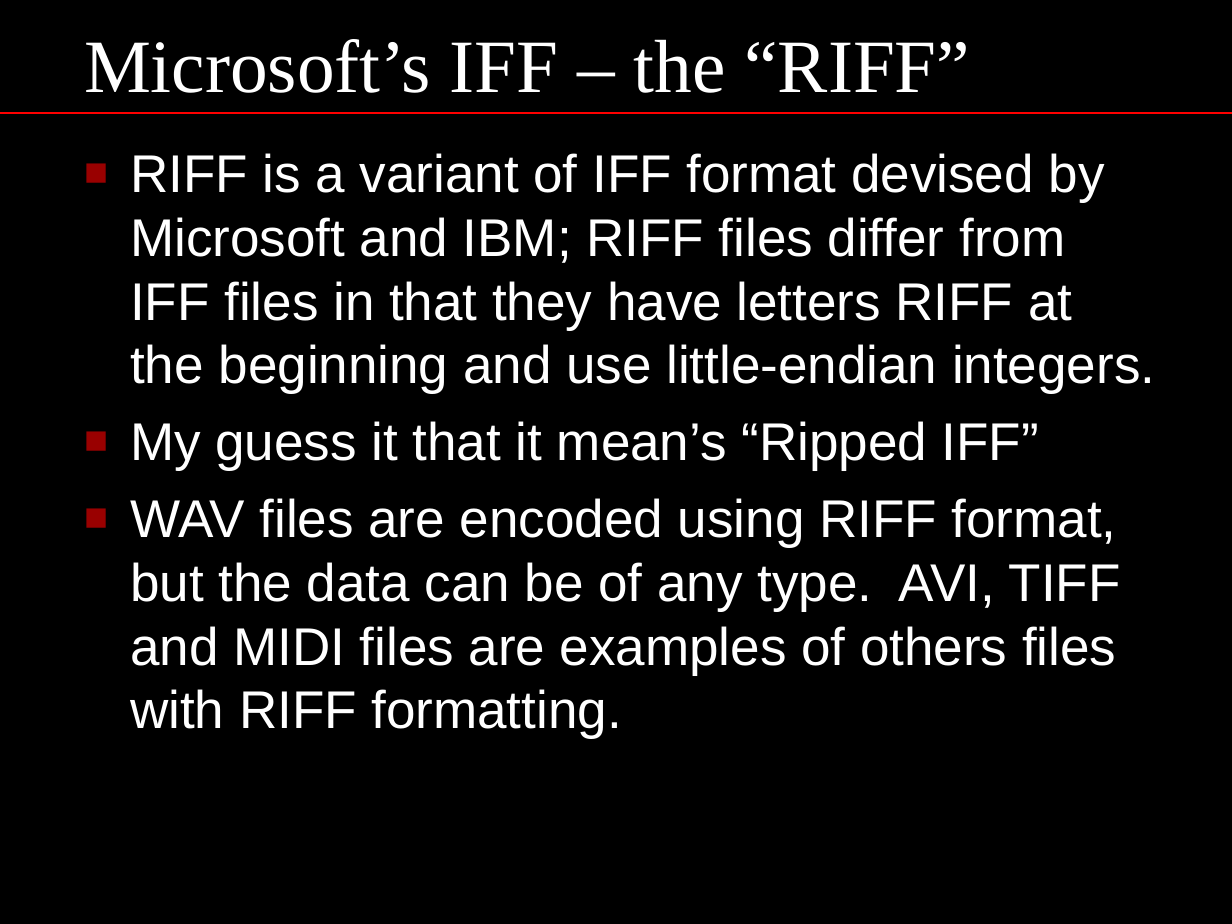
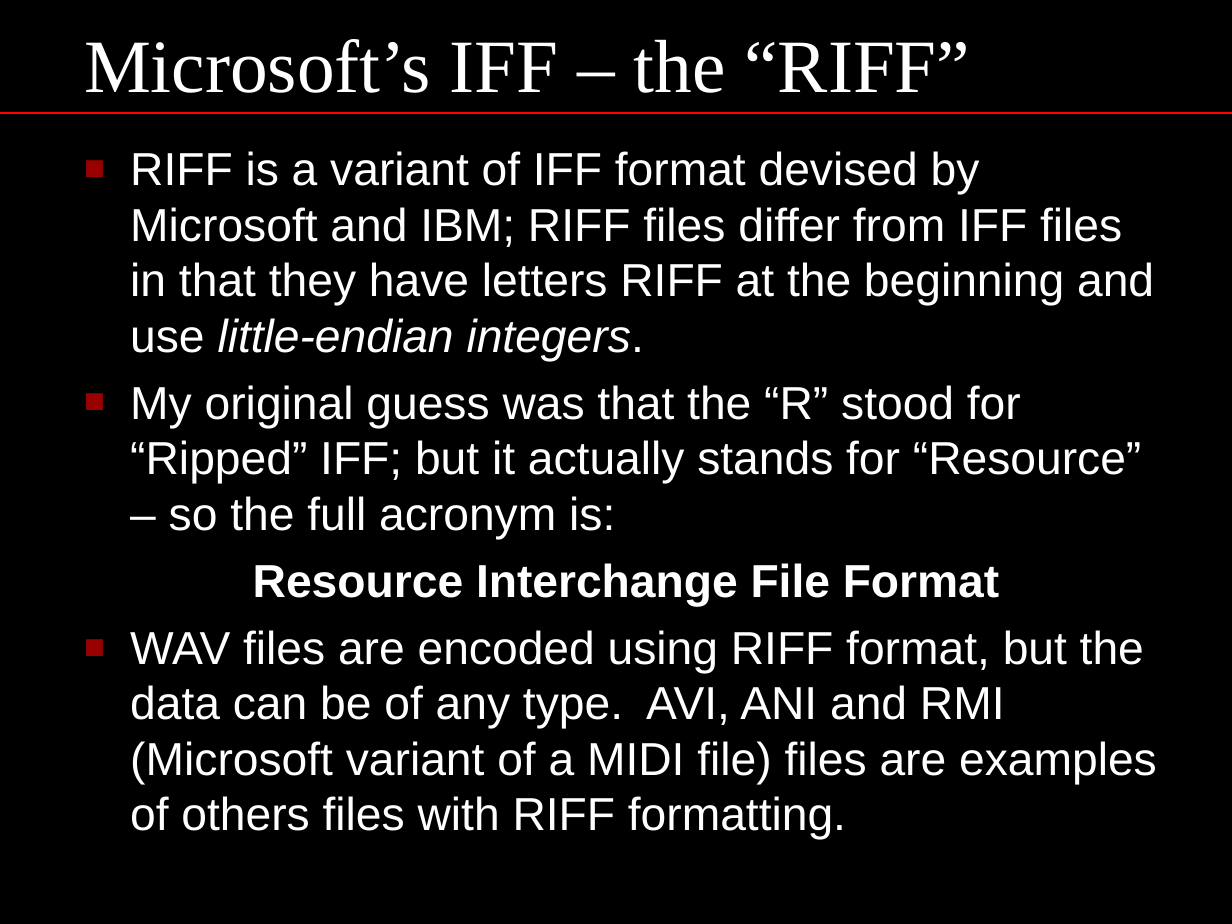
Before and after one commit to GridProtectionAlliance/gsf, a slide deck: slide 22 of Source/OldCode/Archive/2005 TVA Code Library/Version/CS/TVA.Core_CS/System/Media/Wavefile Information/Waveform Audio Format.ppt. Drawn at 1232x924 pixels with LibreOffice and Linux fonts; fonts in the diff are those of the drawing. Boxes give left, top, right and bottom in pixels: in the first picture for what was removed or moved away, otherwise in the second. Text is boxed around its words. In the diff, an @@ line names an element or a change of style, - is before the commit and + after.

```diff
--- a/Source/OldCode/Archive/2005 TVA Code Library/Version/CS/TVA.Core_CS/System/Media/Wavefile Information/Waveform Audio Format.ppt
+++ b/Source/OldCode/Archive/2005 TVA Code Library/Version/CS/TVA.Core_CS/System/Media/Wavefile Information/Waveform Audio Format.ppt
@@ text at (130, 151, 1154, 362): size 31 to 27 pt in "RIFF is a variant of IFF format ..."; italic on in "little-endian integers." @@
@@ text at (130, 385, 1157, 840): text changed; size 31 to 27 pt @@
-■ My guess it that it mean’s “Ripped IFF”
-■ WAV files are encoded using RIFF format, but the data can be of any type. AVI, TIFF and MIDI files are examples of others files with RIFF formatting.
+■ My original guess was that the “R” stood for “Ripped” IFF; but it actually stands for “Resource” – so the full acronym is:
+Resource Interchange File Format
+■ WAV files are encoded using RIFF format, but the data can be of any type. AVI, ANI and RMI (Microsoft variant of a MIDI file) files are examples of others files with RIFF formatting.
```
Also in this commit, not shown: 4 other slides changed.
